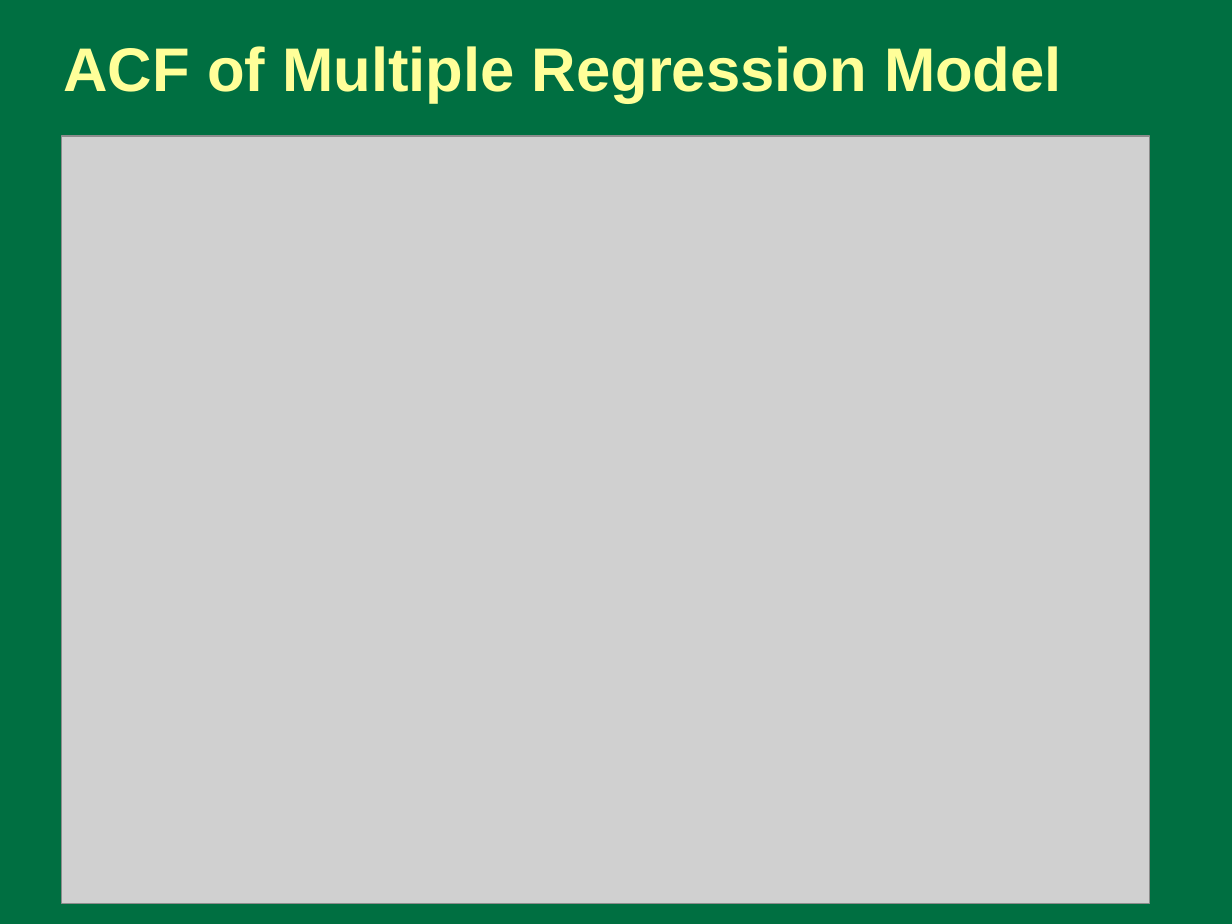
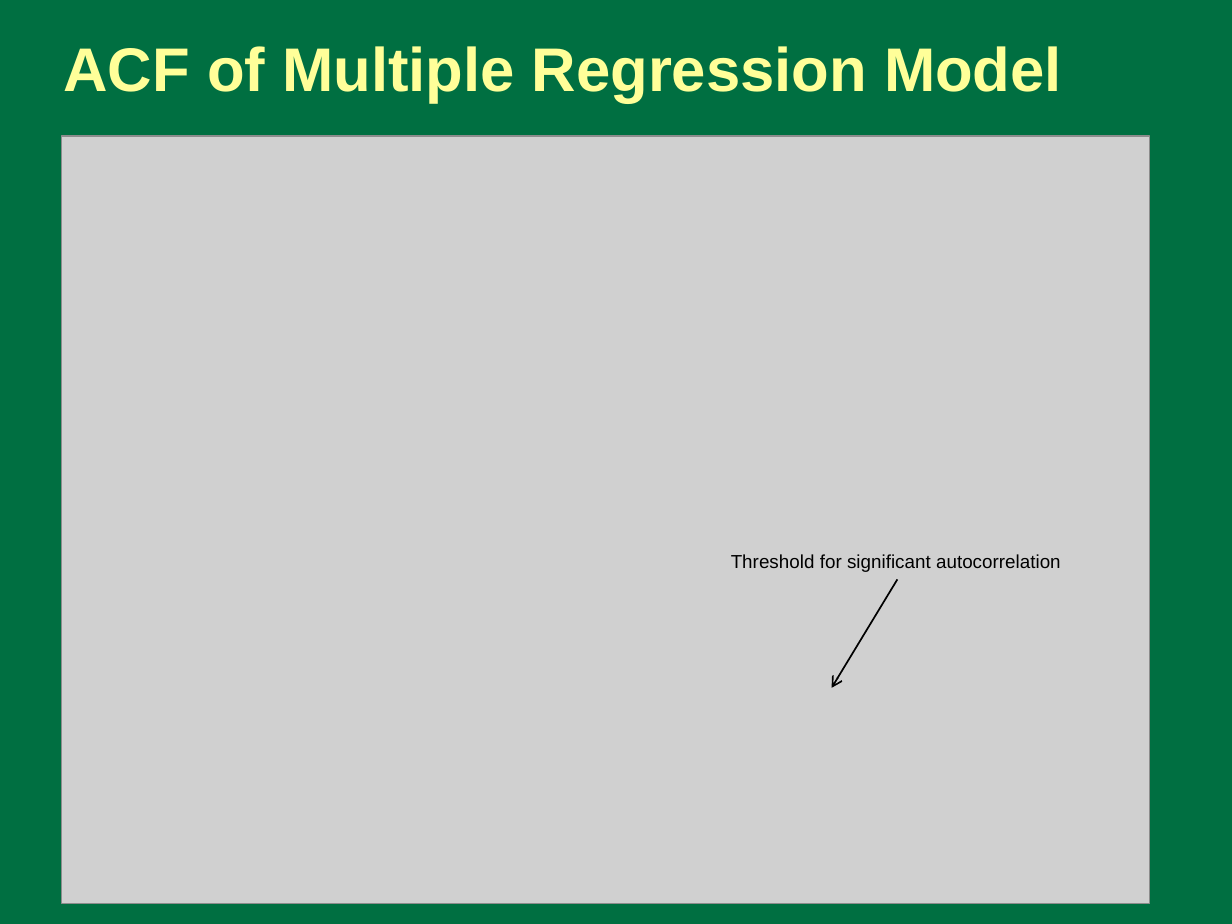
Before and after one commit to dholtschlag-usgs/LakeSuperior, a slide deck: slide 4 of Superior/doc/Preliminary Multiple Regression Analysis of Lake Superior Water.pptx. Drawn at 1232x924 pixels with LibreOffice and Linux fonts; fonts in the diff are those of the drawing; grey boxes stand for pictures. Boxes give left, top, right and bottom in pixels: in the first picture for what was removed or moved away, otherwise in the second. Text is boxed around its words. In the diff, an @@ line names an element or a change of style, - is before the commit and + after.

Commit message:
Update with Monthly Multiple Regression Models

```diff
--- a/Superior/doc/Preliminary Multiple Regression Analysis of Lake Superior Water.pptx
+++ b/Superior/doc/Preliminary Multiple Regression Analysis of Lake Superior Water.pptx
@@ text added at box(731, 554, 1061, 572), 11 pt, text #000000 @@
+Threshold for significant autocorrelation
@@ arrow added from (897, 579) to (832, 687), #000000 1 pt @@
```
Also in this commit, not shown: 8 other slides changed, 10 other files.
